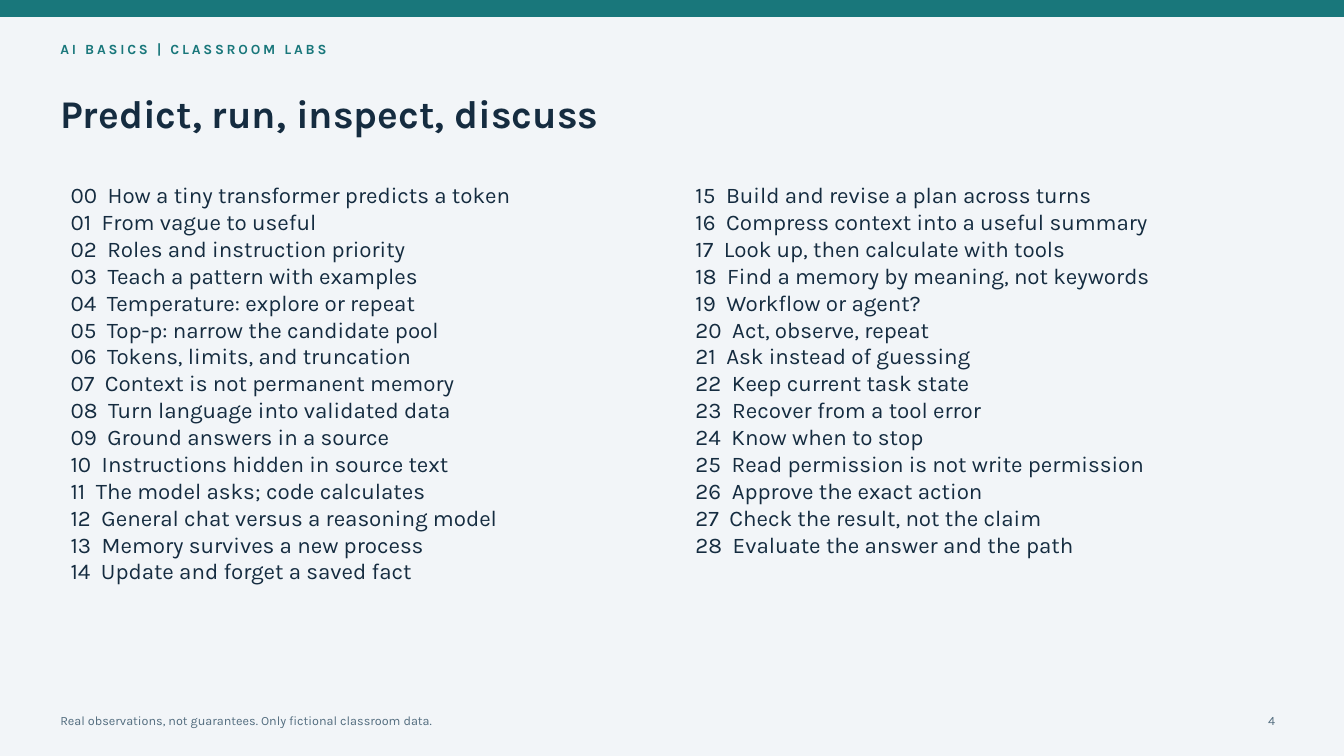
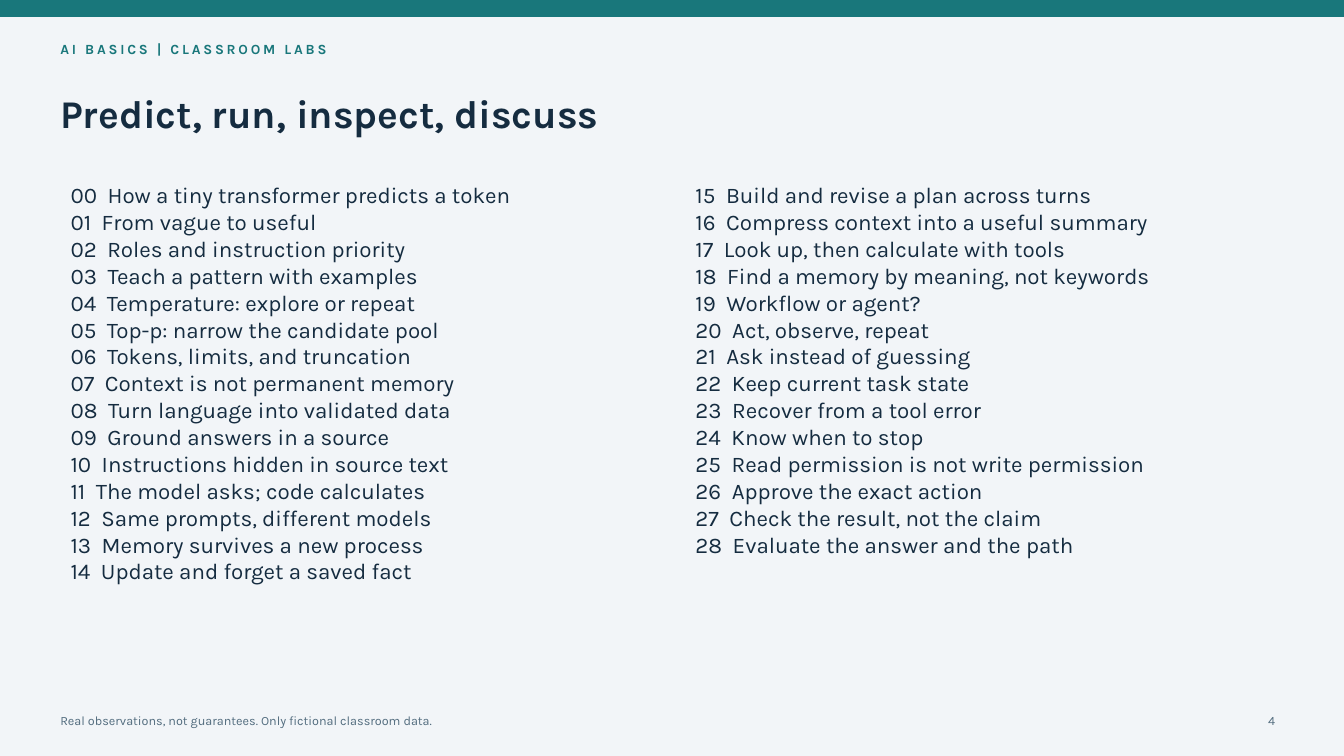
Before and after one commit to mifurm/AIBasics, a slide deck: slide 4 of deliverables/AI-Basics.pptx. Drawn at 1344x756 pixels with LibreOffice and Linux fonts; fonts in the diff are those of the drawing. Boxes give left, top, right and bottom in pixels: in the first picture for what was removed or moved away, otherwise in the second. Text is boxed around its words. In the diff, an @@ line names an element or a change of style, - is before the commit and + after.

```diff
--- a/deliverables/AI-Basics.pptx
+++ b/deliverables/AI-Basics.pptx
@@ text at bbox=[71, 510, 432, 532]: text changed @@
-12 General chat versus a reasoning model
+12 Same prompts, different models
```
Also in this commit, not shown: 1 slide added, 1 slide removed, 19 other files.
